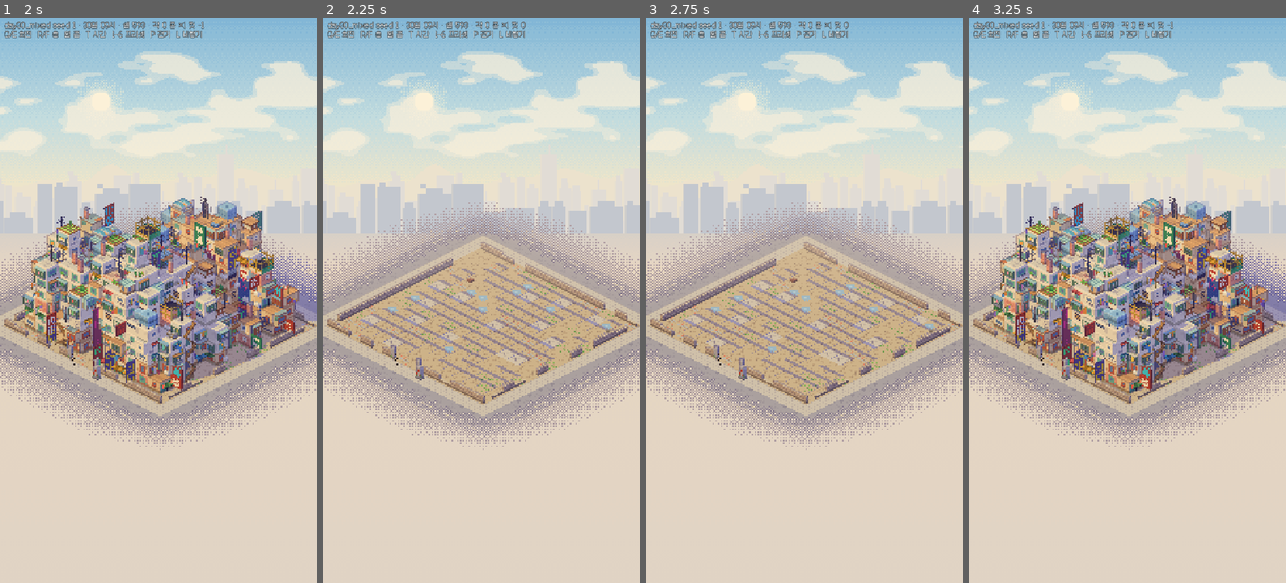
Above: before the commit, frames 1-4 (left to right).
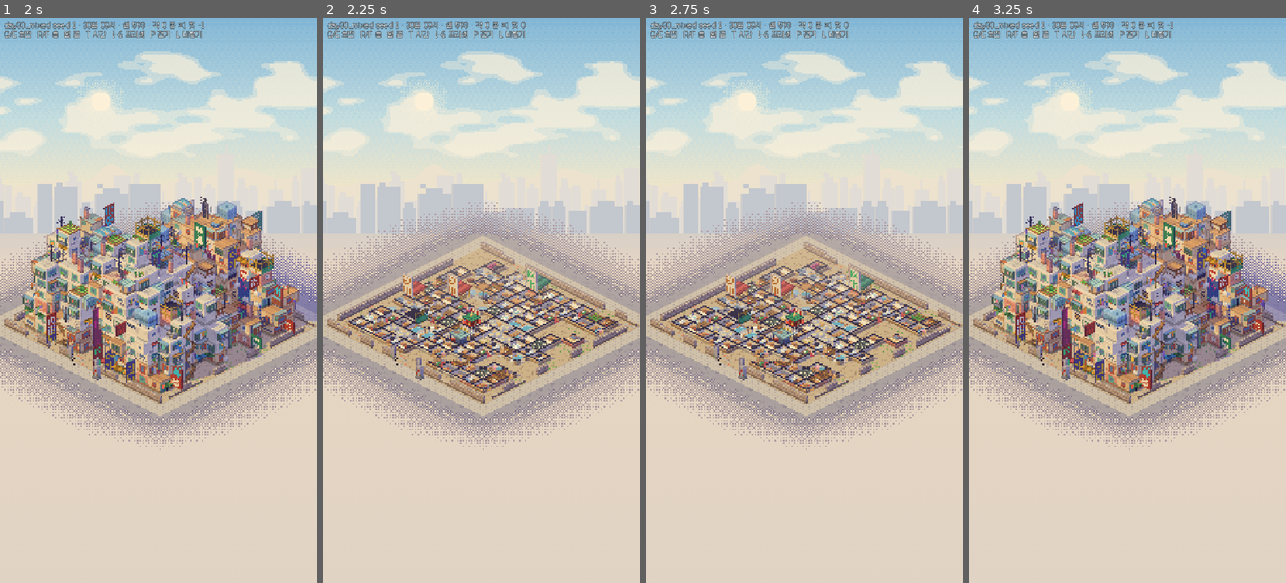
Above: after the commit, the same moments.

Repository: Birchnut/kowloon-walled-city
Game: Godot game, scene res://view/Sandbox.tscn
The game is run twice, just before and just after one commit, with the same random seed, the same clock (stepped at 60 frames per second) and the same inputs. This scene is started directly instead of the project's main scene.
Inputs:
- Up to frame 1 (2 s): tap Enter at 0.5 s; tap Q at 0.6 s; tap E at 1.35 s
- Up to frame 2 (2.25 s): tap Space at 2 s; tap R at 2.1 s
- Up to frame 3 (2.75 s): no input
- Up to frame 4 (3.25 s): tap Enter at 2.75 s; tap F at 2.85 s

Frame 1 is identical in both runs. In frame 2, 8.7% of the frame differs, in the area x 7-94%, y 42-67%; in frame 3, 8.7%; in frame 4, nothing differs.

Commit message:
view: 층 컷(심즈식 단면) — 낮은 벽·바닥재·가구
Co-Authored-By: Claude Fable 5.2 <noreply@anthropic.com>
Claude-Session: https://claude.ai/code/session_01VWRoT2qvtSpgugghX3NsRX

Diff:
--- a/godot/view/CityMesher.gd
+++ b/godot/view/CityMesher.gd
@@ -1024,3 +1024,245 @@
 			if u1 > u0:
 				mb.quad2(fp(p, d, u0, nh, o + 0.01), fp(p, d, u1, nh, o + 0.01), fp(p, d, u1, 0.06, o + 0.01), fp(p, d, u0, 0.06, o + 0.01), NRM[d], Rect2(nt.position, Vector2((u1 - u0) * 16.0, nh * 16.0)))
 	emitter(b + Vector3(0.5, 0.5 * fh, 0.5), "site")
+
+
+# ================================================================== 층 컷(심즈식 단면)
+# set_floor_cut(n): n층의 천장을 걷어 방 안을 내려다본다. 낮은 벽 + 바닥재 + 가구.
+const CUT_WALL := 0.3125      # 낮춘 벽 높이(층 단위, 5텍셀)
+const CUT_T := 0.125          # 외벽 두께
+const CUT_TP := 0.0625        # 칸막이 반쪽 두께
+const KI := MeshBuf.K_INTERIOR
+
+func build_cut(z: int) -> Dictionary:
+	mb = MeshBuf.new()
+	lights = []
+	emitters = []
+	if z >= 0 and z < by_floor.size():
+		for p in by_floor[z]:
+			var c: Dictionary = state.cells[p]
+			if is_box(c):
+				_cut_cell(p, c)
+			else:
+				_build_cell(p, c)
+	return {"mesh": mb.commit(), "lights": lights, "emitters": emitters}
+
+
+func _same_unit(a: Dictionary, b: Dictionary) -> bool:
+	return int(a.get("owner", 0)) != 0 and int(a.get("owner", 0)) == int(b.get("owner", -1)) and str(a.get("kind", "")) == str(b.get("kind", ""))
+
+
+## 칸 가장자리 d를 따라 [s0,s1] 구간에 벽 상자 하나. inward 두께 t.
+func _edge_box(p: Vector3i, d: int, s0: float, s1: float, t: float, h: float, side: Rect2, top: Rect2, c: Color = MeshBuf.WHITE) -> void:
+	var y0 := float(p.z) * fh
+	var y1 := y0 + h * fh
+	var a := Vector3.ZERO
+	var b := Vector3.ZERO
+	match d:
+		0:
+			a = Vector3(p.x + 1 - t, y0, p.y + s0)
+			b = Vector3(p.x + 1, y1, p.y + s1)
+		1:
+			a = Vector3(p.x + s0, y0, p.y + 1 - t)
+			b = Vector3(p.x + s1, y1, p.y + 1)
+		2:
+			a = Vector3(p.x, y0, p.y + s0)
+			b = Vector3(p.x + t, y1, p.y + s1)
+		_:
+			a = Vector3(p.x + s0, y0, p.y)
+			b = Vector3(p.x + s1, y1, p.y + t)
+	var sr := Rect2(side.position + Vector2(0, 16.0 - h * 16.0), Vector2(side.size.x, h * 16.0))
+	mb.box(a, b, sr, top, fh, c, 31, 0.0, 0.0, MeshBuf.WHITE)
+
+
+func _cut_cell(p: Vector3i, c: Dictionary) -> void:
+	var kind: String = str(c.get("kind", ""))
+	var type: String = str(c.get("type", ""))
+	var rec: Dictionary = cfg.recipe(kind, type)
+	var mat: String = cfg.material_key(str(c.get("material", "")))
+	var seed_v: int = int(c.get("seed", 0)) + p.x * 7 + p.y * 13 + p.z * 29
+	var b := cellv(p)
+	# 바닥
+	var fname := "f_" + str(rec.get("floor", "concrete"))
+	if not atlas.has(fname):
+		fname = "f_concrete"
+	var fr := tile(fname)
+	var y := b.y + 0.004
+	var owner: int = int(c.get("owner", 0))
+	var lived: bool = kind != "housing" or occupied.has(owner)
+	mb.quad(Vector3(b.x, y, b.z), Vector3(b.x + 1, y, b.z), Vector3(b.x + 1, y, b.z + 1), Vector3(b.x, y, b.z + 1), UP, fr, MeshBuf.WHITE if lived else Color(0.8, 0.8, 0.86), 0.0, KI)
+	# 벽
+	var wr := tile("wall_%s_%d" % [mat, _age_variant(c, seed_v) % 3])
+	var cap := tile("cutcap")
+	var plaster := tile("white")
+	for d in 4:
+		var nb: Vector3i = p + DIR[d]
+		if solid.has(nb):
+			var nc: Dictionary = state.cells[nb]
+			if _same_unit(c, nc):
+				continue
+			# 칸막이: 문틈은 두 칸이 같은 자리에 뚫도록 공유 해시로
+			var lo: Vector3i = p if (d == 0 or d == 1) else nb
+			var g := 0.125 + 0.0625 * float(ViewCfg.h3(lo.x * 13 + lo.y, lo.z * 5 + (d % 2), 99) % 8)
+			var has_door := ViewCfg.h3(lo.x * 7 + lo.y * 3, lo.z + (d % 2) * 11, 55) % 100 < 55
+			if has_door:
+				_edge_box(p, d, 0.0, g, CUT_TP, CUT_WALL, plaster, cap, Color("#e9dfcf"))
+				_edge_box(p, d, g + 0.3125, 1.0, CUT_TP, CUT_WALL, plaster, cap, Color("#e9dfcf"))
+			else:
+				_edge_box(p, d, 0.0, 1.0, CUT_TP, CUT_WALL, plaster, cap, Color("#e9dfcf"))
+		else:
+			# 외벽(다리·계단 문이 있으면 틈)
+			var door := bridges.has(fkey(p, d)) or (stairs.has(Vector3i(p.x, p.y, d)) and p.z >= int(stairs[Vector3i(p.x, p.y, d)][0]) and p.z < int(stairs[Vector3i(p.x, p.y, d)][1]))
+			var gdoor := p.z == 0 and kind != "housing" and not state.cells.has(nb) and ViewCfg.h2(seed_v, 3 + d) % 2 == 0
+			if door or gdoor:
+				_edge_box(p, d, 0.0, 0.3125, CUT_T, CUT_WALL, wr, cap)
+				_edge_box(p, d, 0.6875, 1.0, CUT_T, CUT_WALL, wr, cap)
+			else:
+				_edge_box(p, d, 0.0, 1.0, CUT_T, CUT_WALL, wr, cap)
+			# 외벽 바깥면은 아래층 벽과 이어지게 그대로 둔다(상자 바깥면이 그 역할)
+	if lived:
+		_furnish(p, c, rec, seed_v)
+		light(b + Vector3(0.5, 0.4, 0.5), Color(1, 1, 1), 1.1, 0.9)
+
+
+## 칸 안 좌표(0..1)를 k×90° 돌린 상자. h0/h1은 월드 단위 높이.
+func _ib(p: Vector3i, k: int, x0: float, z0: float, x1: float, z1: float, h0: float, h1: float, side: String, top: String, c: Color = MeshBuf.WHITE, tc: Color = Color(-1, 0, 0), kind: float = KI) -> void:
+	var a := Vector2(x0, z0)
+	var b := Vector2(x1, z1)
+	for i in k % 4:
+		a = Vector2(1.0 - a.y, a.x)
+		b = Vector2(1.0 - b.y, b.x)
+	var mn := Vector2(minf(a.x, b.x), minf(a.y, b.y))
+	var mx := Vector2(maxf(a.x, b.x), maxf(a.y, b.y))
+	var o := cellv(p)
+	mb.box(Vector3(o.x + mn.x, o.y + h0, o.z + mn.y), Vector3(o.x + mx.x, o.y + h1, o.z + mx.y), tile(side), tile(top), fh, c, 31, 0.0, kind, tc)
+
+
+func _ipos(p: Vector3i, k: int, x: float, z: float, h: float) -> Vector3:
+	var a := Vector2(x, z)
+	for i in k % 4:
+		a = Vector2(1.0 - a.y, a.x)
+	var o := cellv(p)
+	return Vector3(o.x + a.x, o.y + h, o.z + a.y)
+
+
+const WOODC := Color("#b98562")
+const WOODT := Color("#d9a878")
+const STEEL := Color("#b9bcc8")
+
+func _stool(p: Vector3i, k: int, x: float, z: float, c: Color = Color("#c2604f")) -> void:
+	_ib(p, k, x, z, x + 0.1, z + 0.1, 0.0, 0.1, "white", "white", c.darkened(0.2), c)
+
+
+func _furnish(p: Vector3i, c: Dictionary, rec: Dictionary, seed_v: int) -> void:
+	var hs := ViewCfg.h2(seed_v, 600)
+	var k := hs % 4
+	var what: String = str(rec.get("interior", ""))
+	match what:
+		"bed":
+			_ib(p, k, 0.16, 0.16, 0.5, 0.8, 0.0, 0.14, "white", "bed" if hs % 2 == 0 else "bed_red", Color("#8a6a5a"), MeshBuf.WHITE)
+			_ib(p, k, 0.6, 0.16, 0.84, 0.36, 0.0, 0.2, "white", "white", WOODC, WOODT)
+			_ib(p, k, 0.62, 0.62, 0.84, 0.84, 0.0, 0.18, "white", "tv", Color("#4a4664"), MeshBuf.WHITE)
+			if hs % 3 == 0:
+				_stool(p, k, 0.62, 0.42)
+		"mat":
+			_ib(p, k, 0.16, 0.2, 0.52, 0.8, 0.0, 0.03, "white", "mat", Color("#b0a468"), MeshBuf.WHITE)
+			_ib(p, k, 0.62, 0.16, 0.82, 0.34, 0.0, 0.16, "crate", "crate")
+			_ib(p, k, 0.64, 0.6, 0.82, 0.78, 0.0, 0.1, "white", "stove", Color("#5a5674"), MeshBuf.WHITE)
+		"flat":
+			_ib(p, k, 0.16, 0.16, 0.52, 0.7, 0.0, 0.14, "white", "bed_red", Color("#8a6a5a"), MeshBuf.WHITE)
+			_ib(p, k, 0.6, 0.5, 0.84, 0.74, 0.0, 0.18, "white", "white", WOODC, WOODT)
+			_stool(p, k, 0.66, 0.36)
+			_stool(p, k, 0.66, 0.78, Color("#5f86c4"))
+			_ib(p, k, 0.62, 0.16, 0.84, 0.3, 0.0, 0.2, "white", "tv", Color("#4a4664"), MeshBuf.WHITE)
+			_ib(p, k, 0.16, 0.76, 0.3, 0.86, 0.0, 0.22, "white", "white", Color("#c0714f"), Color("#6fb85a"))
+		"cages":
+			for i in 2:
+				for j in 2:
+					_ib(p, k, 0.16 + 0.4 * float(i), 0.16 + 0.38 * float(j), 0.44 + 0.4 * float(i), 0.44 + 0.38 * float(j), 0.0, 0.34, "bunk", "bunk")
+		"stove":
+			_ib(p, k, 0.16, 0.16, 0.84, 0.36, 0.0, 0.2, "white", "stove", Color("#8f8ea6"), MeshBuf.WHITE)
+			_ib(p, k, 0.2, 0.5, 0.42, 0.72, 0.0, 0.24, "steel_side", "vat")
+			_ib(p, k, 0.56, 0.52, 0.82, 0.8, 0.0, 0.18, "white", "white", WOODC, WOODT)
+			emitter(_ipos(p, k, 0.31, 0.61, 0.3), "steam")
+		"tables":
+			_ib(p, k, 0.16, 0.16, 0.84, 0.32, 0.0, 0.2, "white", "stove", Color("#8f8ea6"), MeshBuf.WHITE)
+			for i in 2:
+				var tx := 0.2 + 0.36 * float(i)
+				_ib(p, k, tx, 0.52, tx + 0.22, 0.74, 0.0, 0.16, "white", "white", WOODC, WOODT)
+				_stool(p, k, tx + 0.06, 0.4)
+				_stool(p, k, tx + 0.06, 0.77)
+			emitter(_ipos(p, k, 0.3, 0.24, 0.3), "steam")
+		"sewing":
+			for i in 3:
+				_ib(p, k, 0.16, 0.16 + 0.24 * float(i), 0.5, 0.32 + 0.24 * float(i), 0.0, 0.18, "white", "sewing", WOODC, MeshBuf.WHITE)
+				_stool(p, k, 0.54, 0.2 + 0.24 * float(i), Color("#5f86c4"))
+			_ib(p, k, 0.68, 0.2, 0.86, 0.5, 0.0, 0.14, "white", "white", Color("#e8a0b8"), Color("#f4b8cc"))
+			_ib(p, k, 0.68, 0.56, 0.86, 0.8, 0.0, 0.2, "white", "white", Color("#6fb4d8"), Color("#8fcbe0"))
+		"mahjong":
+			_ib(p, k, 0.3, 0.3, 0.7, 0.7, 0.0, 0.2, "white", "mj_table", Color("#8a6a5a"), MeshBuf.WHITE)
+			_stool(p, k, 0.45, 0.16)
+			_stool(p, k, 0.45, 0.74)
+			_stool(p, k, 0.16, 0.45)
+			_stool(p, k, 0.74, 0.45)
+		"dentist":
+			_ib(p, k, 0.3, 0.3, 0.56, 0.72, 0.0, 0.2, "white", "chair_dentist", Color("#d6d8de"), MeshBuf.WHITE)
+			_ib(p, k, 0.64, 0.16, 0.84, 0.4, 0.0, 0.3, "white", "white", Color("#eef0ea"), Color("#ffffff"))
+			_ib(p, k, 0.6, 0.48, 0.66, 0.54, 0.0, 0.42, "white", "emit", Color("#b9bcc8"), Color("#fff2d8"))
+			_ib(p, k, 0.16, 0.16, 0.26, 0.5, 0.0, 0.12, "white", "white", WOODC, WOODT)
+		"desks":
+			for i in 2:
+				for j in 3:
+					_ib(p, k, 0.16 + 0.36 * float(i), 0.16 + 0.24 * float(j), 0.42 + 0.36 * float(i), 0.3 + 0.24 * float(j), 0.0, 0.18, "white", "desk", WOODC, MeshBuf.WHITE)
+		"vats":
+			_ib(p, k, 0.16, 0.16, 0.5, 0.5, 0.0, 0.28, "steel_side", "vat")
+			_ib(p, k, 0.54, 0.4, 0.84, 0.7, 0.0, 0.28, "steel_side", "vat")
+			_ib(p, k, 0.16, 0.62, 0.4, 0.84, 0.0, 0.16, "crate", "crate")
+			emitter(_ipos(p, k, 0.33, 0.33, 0.36), "steam")
+			emitter(_ipos(p, k, 0.7, 0.55, 0.36), "steam")
+		"noodles":
+			_ib(p, k, 0.16, 0.16, 0.5, 0.84, 0.0, 0.26, "white", "noodles", WOODC, MeshBuf.WHITE)
+			_ib(p, k, 0.6, 0.16, 0.84, 0.4, 0.0, 0.24, "machine", "machine")
+			_ib(p, k, 0.62, 0.52, 0.82, 0.68, 0.0, 0.14, "white", "white", Color("#e6dcc4"), Color("#f4ecd8"))
+			_ib(p, k, 0.64, 0.7, 0.84, 0.84, 0.0, 0.1, "white", "white", Color("#e6dcc4"), Color("#f4ecd8"))
+		"machine":
+			_ib(p, k, 0.16, 0.16, 0.56, 0.44, 0.0, 0.3, "machine", "machine")
+			_ib(p, k, 0.16, 0.56, 0.44, 0.84, 0.0, 0.2, "white", "white", STEEL, Color("#d6d8de"))
+			_ib(p, k, 0.62, 0.56, 0.84, 0.84, 0.0, 0.16, "crate", "junk")
+			emitter(_ipos(p, k, 0.3, 0.7, 0.26), "sparks")
+		"shelves":
+			_ib(p, k, 0.14, 0.14, 0.86, 0.26, 0.0, 0.36, "shelf", "white", MeshBuf.WHITE, Color("#7a5848"))
+			_ib(p, k, 0.14, 0.4, 0.26, 0.86, 0.0, 0.3, "shelf", "white", MeshBuf.WHITE, Color("#7a5848"))
+			_ib(p, k, 0.46, 0.56, 0.8, 0.72, 0.0, 0.2, "white", "white", WOODC, WOODT)
+		"karaoke":
+			_ib(p, k, 0.14, 0.14, 0.86, 0.3, 0.0, 0.16, "white", "white", Color("#9b3a6e"), Color("#c95a8e"))
+			_ib(p, k, 0.14, 0.3, 0.3, 0.7, 0.0, 0.16, "white", "white", Color("#9b3a6e"), Color("#c95a8e"))
+			_ib(p, k, 0.44, 0.44, 0.68, 0.6, 0.0, 0.12, "white", "white", Color("#3e3a54"), Color("#5c566e"))
+			_ib(p, k, 0.4, 0.78, 0.74, 0.86, 0.0, 0.3, "tv", "white", MeshBuf.WHITE, Color("#3e3a54"))
+		"tub":
+			_ib(p, k, 0.14, 0.14, 0.86, 0.6, 0.0, 0.16, "white", "water", Color("#e6e2d6"), MeshBuf.WHITE)
+			_ib(p, k, 0.16, 0.7, 0.3, 0.84, 0.0, 0.1, "white", "white", WOODC, WOODT)
+			_ib(p, k, 0.5, 0.72, 0.84, 0.84, 0.0, 0.1, "white", "white", WOODC, WOODT)
+			emitter(_ipos(p, k, 0.5, 0.37, 0.25), "steam")
+		"slots":
+			for i in 3:
+				_ib(p, k, 0.16 + 0.24 * float(i), 0.14, 0.34 + 0.24 * float(i), 0.3, 0.0, 0.4, "slot", "white", MeshBuf.WHITE, Color("#b0306a"))
+			_ib(p, k, 0.3, 0.5, 0.7, 0.76, 0.0, 0.2, "white", "mj_table", Color("#8a6a5a"), MeshBuf.WHITE)
+		"crates":
+			_ib(p, k, 0.16, 0.16, 0.44, 0.44, 0.0, 0.26, "crate", "crate")
+			_ib(p, k, 0.2, 0.2, 0.4, 0.4, 0.26, 0.46, "crate", "crate")
+			_ib(p, k, 0.5, 0.16, 0.76, 0.42, 0.0, 0.24, "crate", "crate")
+			_ib(p, k, 0.6, 0.6, 0.8, 0.8, 0.0, 0.3, "white", "white", Color("#c2463c"), Color("#d8695f"))
+		"clinic":
+			_ib(p, k, 0.16, 0.16, 0.46, 0.7, 0.0, 0.16, "white", "bed", Color("#d6d8de"), MeshBuf.WHITE)
+			_ib(p, k, 0.62, 0.16, 0.84, 0.36, 0.0, 0.3, "white", "white", Color("#eef0ea"), Color("#ffffff"))
+			_ib(p, k, 0.6, 0.6, 0.84, 0.78, 0.0, 0.18, "white", "desk", WOODC, MeshBuf.WHITE)
+		"hall":
+			_ib(p, k, 0.3, 0.2, 0.7, 0.8, 0.0, 0.18, "white", "white", WOODC, WOODT)
+			for i in 3:
+				_stool(p, k, 0.16, 0.25 + 0.2 * float(i))
+				_stool(p, k, 0.74, 0.25 + 0.2 * float(i))
+		"altar":
+			_ib(p, k, 0.3, 0.14, 0.7, 0.34, 0.0, 0.3, "altar", "white", MeshBuf.WHITE, Color("#c2463c"))
+		_:
+			_ib(p, k, 0.16, 0.16, 0.84, 0.3, 0.0, 0.2, "white", "white", WOODC, WOODT)
+			_ib(p, k, 0.16, 0.7, 0.34, 0.86, 0.0, 0.3, "shelf", "white", MeshBuf.WHITE, Color("#7a5848"))
--- a/godot/view/CityView.gd
+++ b/godot/view/CityView.gd
@@ -71,6 +71,8 @@
 var _spots: Array = []
 var _overlay_dirty := false
 var _prev_kinds: Dictionary = {}
+var _cut_emitters: Array = []
+var _all_emitters: Array = []
 
 
 func _ready() -> void:
@@ -422,9 +424,20 @@
 		all.append_array(_floor_data[z]["lights"])
 		em.append_array(_floor_data[z]["emitters"])
 	grid_tex.update_lights(all)
-	if fx != null and fx.has_method("set_emitters"):
-		fx.call("set_emitters", em)
+	_all_emitters = em
+	_push_emitters()
 	_lights_dirty = false
+
+
+func _push_emitters() -> void:
+	if fx == null:
+		return
+	var em: Array = []
+	for z in _floor_data.size():
+		if floor_cut < 0 or z < floor_cut:
+			em.append_array(_floor_data[z]["emitters"])
+	em.append_array(_cut_emitters)
+	fx.call("set_emitters", em)
 
 
 func _apply_cut() -> void:
@@ -432,8 +445,16 @@
 		(_floor_nodes[z] as MeshInstance3D).visible = floor_cut < 0 or z < floor_cut
 	_cut_node.visible = floor_cut >= 0
 	if floor_cut >= 0:
-		_cut_node.mesh = null
+		var out: Dictionary = mesher.build_cut(floor_cut)
+		_cut_node.mesh = out["mesh"]
+		_cut_emitters = out["emitters"]
+		atlas.flush()
+	else:
+		_cut_emitters = []
 	_mat.set_shader_parameter("hm_clamp", 99.0 if floor_cut < 0 else float(floor_cut) + 0.3)
+	_push_emitters()
+	if people != null:
+		people.call("set_cut", floor_cut)
 
 
 func _on_event(ev: String, payload: Dictionary) -> void:
